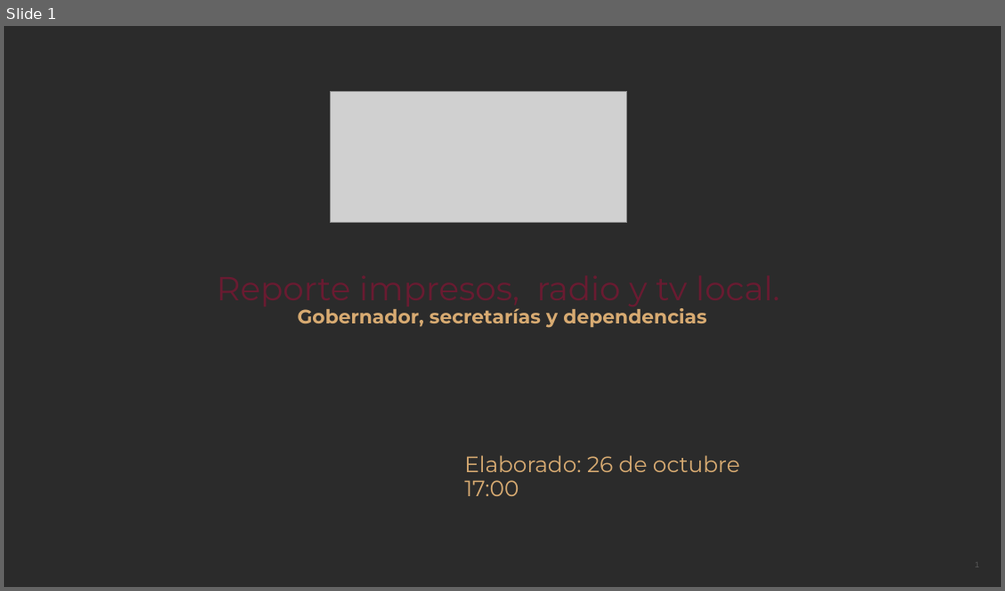
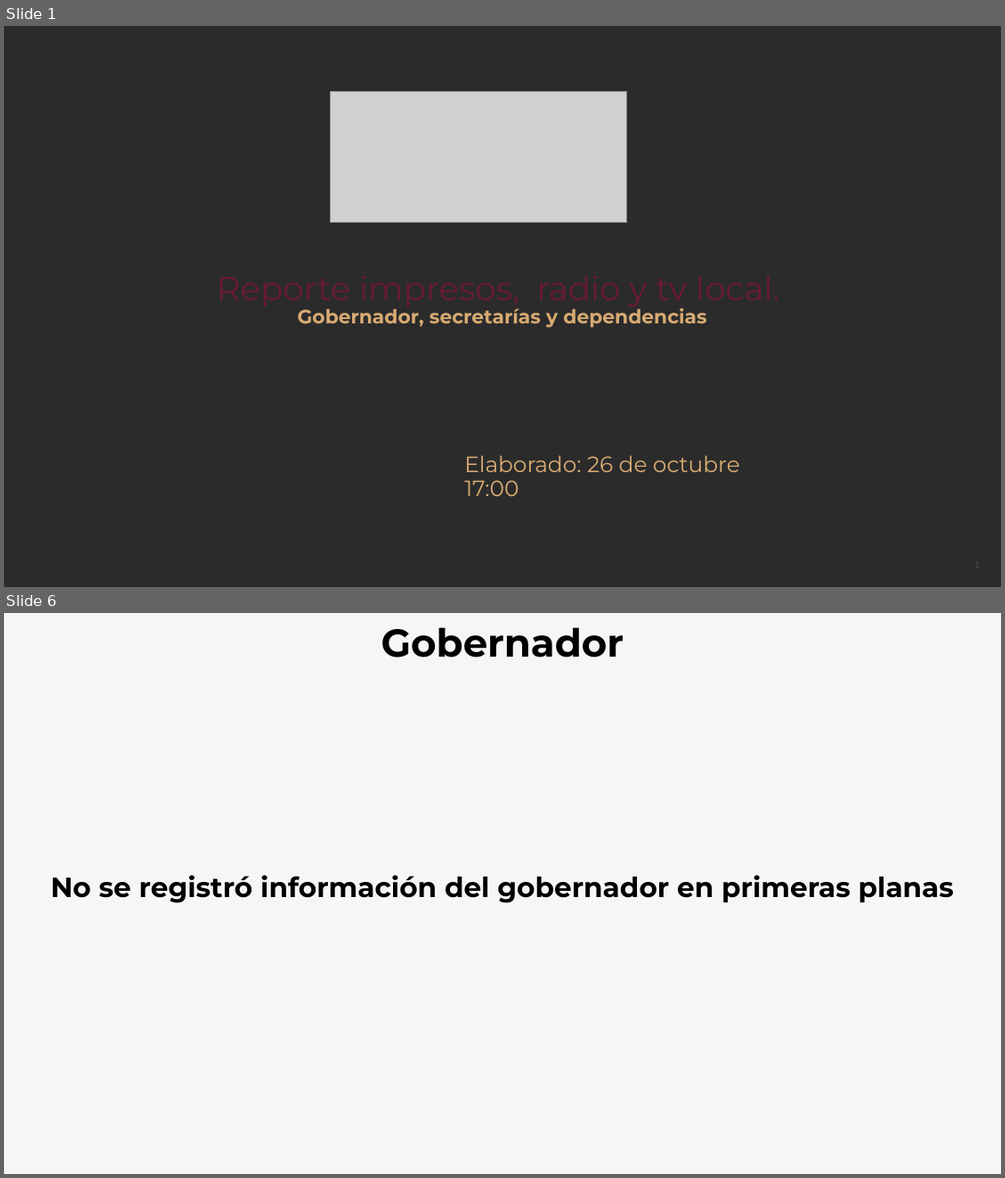
Before and after one commit to thelonious9/Reporteportadas, a slide deck: Reporte 261026.pptx. Shown one above the other, each under a label of ours: slide 1 before the commit, slides 1 and 6 after it; the slides between them are not shown. The pictures are 1005x591 and 1005x1178 pixels, drawn with LibreOffice and Linux fonts; fonts in the diff are those of the drawing; grey boxes stand for pictures; background and template pictures are left out; a plain dark background stands for a picture behind light text. Boxes give left, top, right and bottom in pixels: in the first picture for what was removed or moved away, otherwise in the second. Text is boxed around its words. In the diff, an @@ line names an element or a change of style, - is before the commit and + after.

```diff
--- a/Reporte 261026.pptx
+++ b/Reporte 261026.pptx
@@ slide 6 added at bbox=[4, 613, 1001, 1174], background #F4F6F8 @@
@@ text added at bbox=[381, 627, 623, 657], 28 pt, text #000000, bold @@
+Gobernador
@@ text added at bbox=[50, 875, 954, 903], 20 pt, text #000000, bold @@
+No se registró información del gobernador en primeras planas
```
Also in this commit, not shown: 6 slides changed, 2 slides removed.
